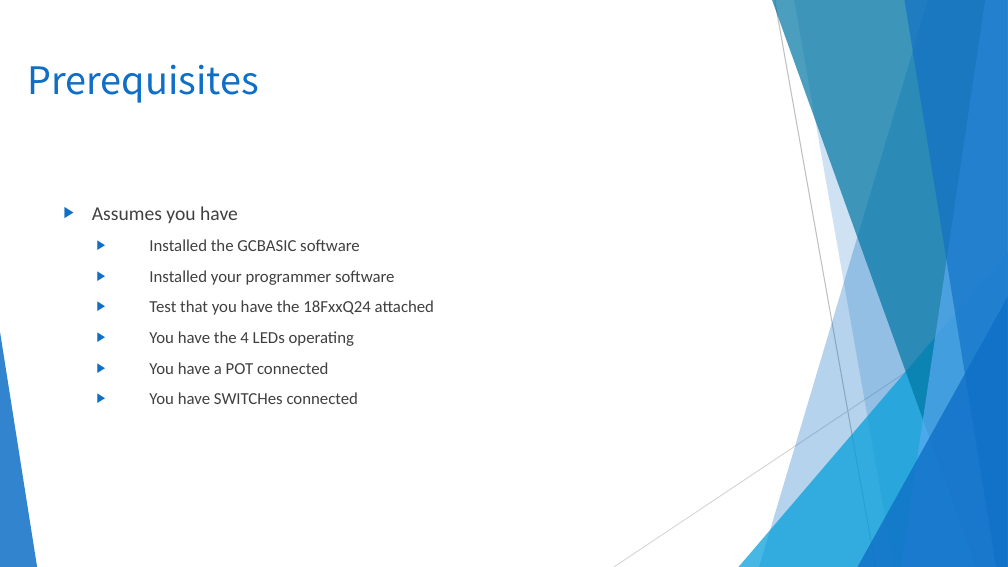
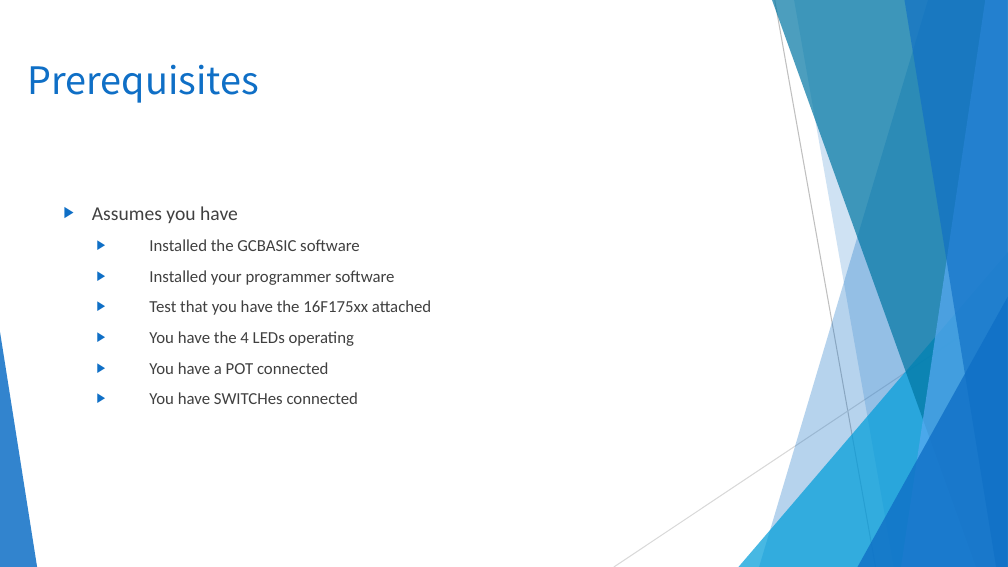
Before and after one commit to GreatCowBASIC/Demonstration_Sources, a slide deck: slide 7 of Vendor_Boards/Great_Cow_Basic_Demo_Board/16F17556_chiprange_demonstrations/tutorials/GCBASIC_Part7_LPC_demo.pptx. Drawn at 1008x567 pixels with LibreOffice and Linux fonts; fonts in the diff are those of the drawing; background and template pictures are left out. Boxes give left, top, right and bottom in pixels: in the first picture for what was removed or moved away, otherwise in the second. Text is boxed around its words. In the diff, an @@ line names an element or a change of style, - is before the commit and + after.

```diff
--- a/Vendor_Boards/Great_Cow_Basic_Demo_Board/16F17556_chiprange_demonstrations/tutorials/GCBASIC_Part7_LPC_demo.pptx
+++ b/Vendor_Boards/Great_Cow_Basic_Demo_Board/16F17556_chiprange_demonstrations/tutorials/GCBASIC_Part7_LPC_demo.pptx
@@ text at [149,300,431,315]: text changed @@
-  ▶ Test that you have the 18FxxQ24 attached
+  ▶ Test that you have the 16F175xx attached
```
Also in this commit, not shown: 9 other slides changed, 1 slide added, 40 other files.
